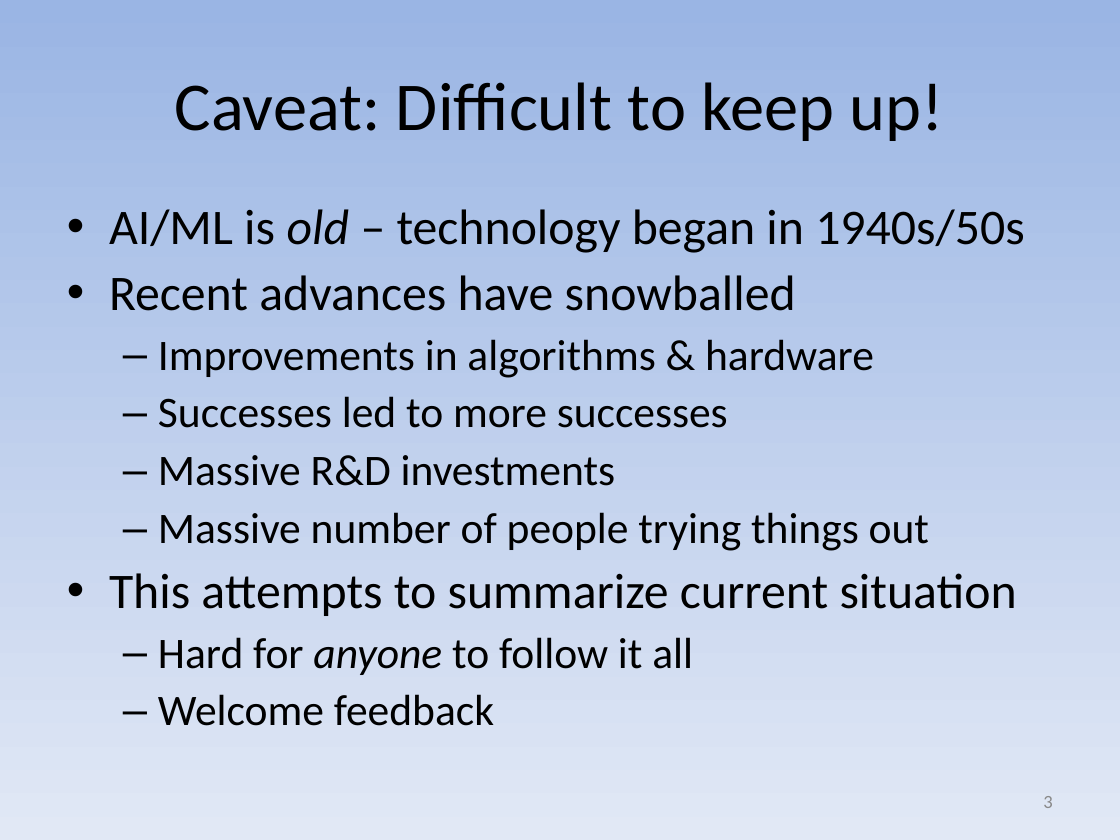
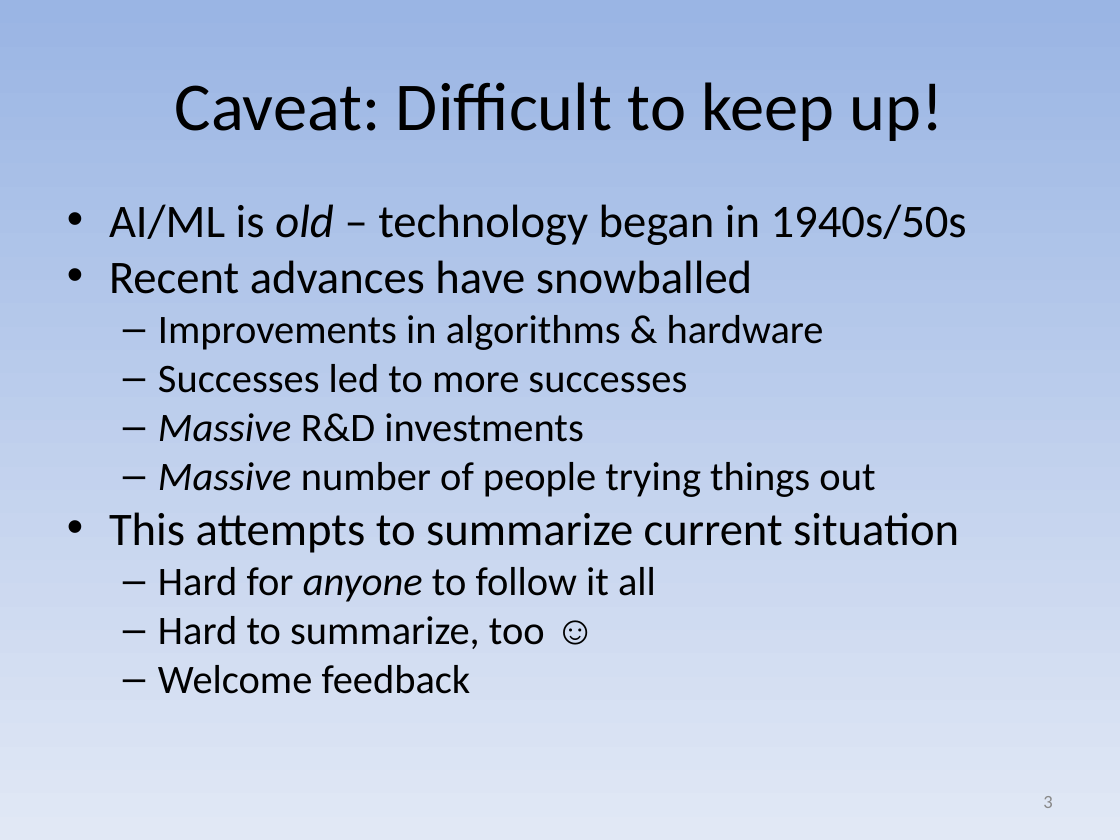
Before and after one commit to david-a-wheeler/david-a-wheeler.github.io, a slide deck: slide 3 of secure-class/presentations/AI-ML-Security.ppt. Drawn at 1120x840 pixels with LibreOffice and Linux fonts; fonts in the diff are those of the drawing. Boxes give left, top, right and bottom in pixels: in the first picture for what was removed or moved away, otherwise in the second. Text is boxed around its words. In the diff, an @@ line names an element or a change of style, - is before the commit and + after.

```diff
--- a/secure-class/presentations/AI-ML-Security.ppt
+++ b/secure-class/presentations/AI-ML-Security.ppt
@@ text at <box>109,204,967,694</box>: size 32 to 30 pt in "AI/ML is old – technology began in ...", "Recent advances have snowballed", "This attempts to summarize current situation"; size 28 to 26 pt in "Improvements in algorithms & hardware", "Successes led to more successes", "Massive R&D investments", "Massive number of people trying things out" and 2 more places; italic on in "Massive", "Massive"; line spacing 0.9 to 0.8 @@
@@ text at <box>158,616,545,649</box>: paragraph added @@
+  – Hard to summarize, too ☺
```
Also in this commit, not shown: 3 other slides changed, 1 slide added.
